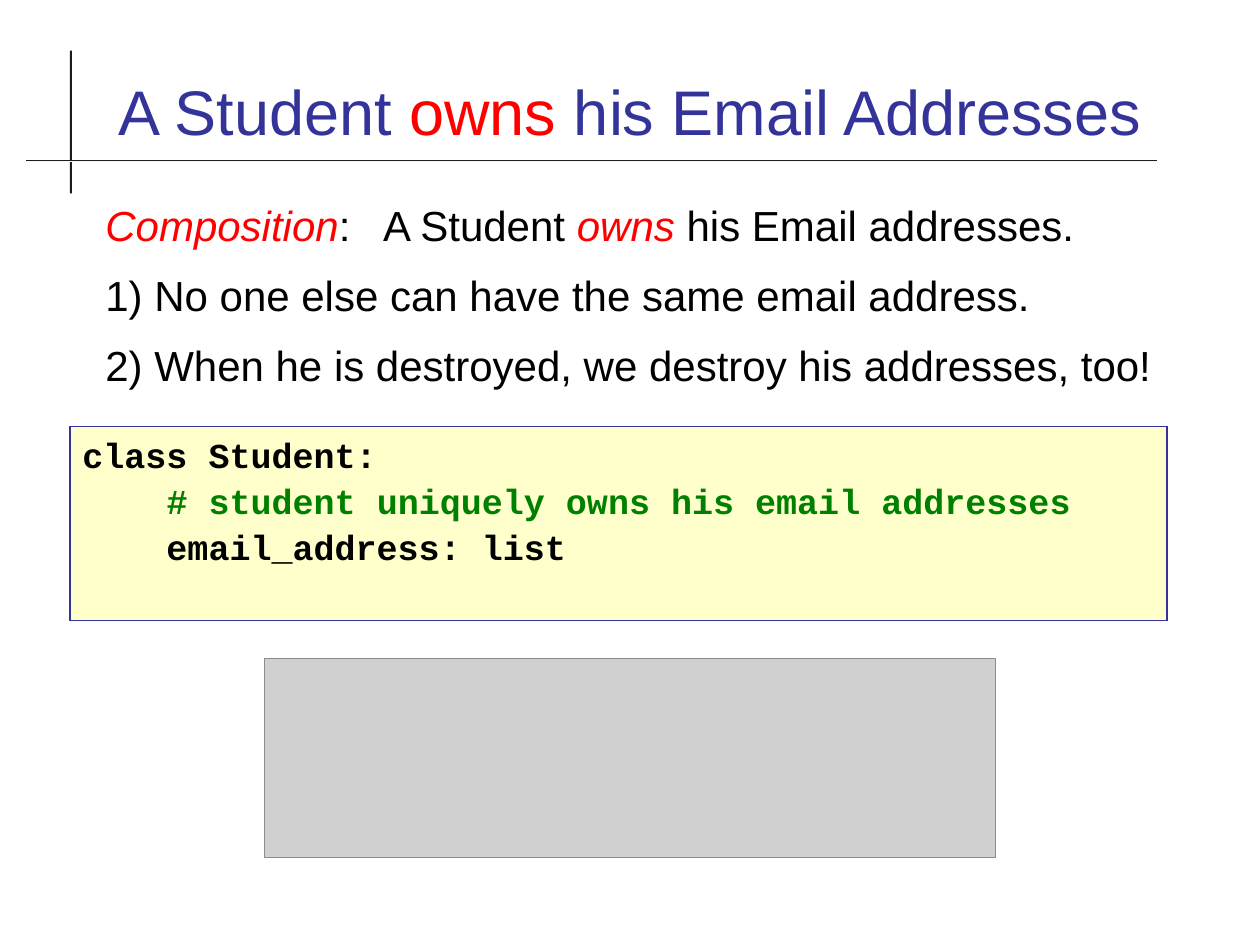
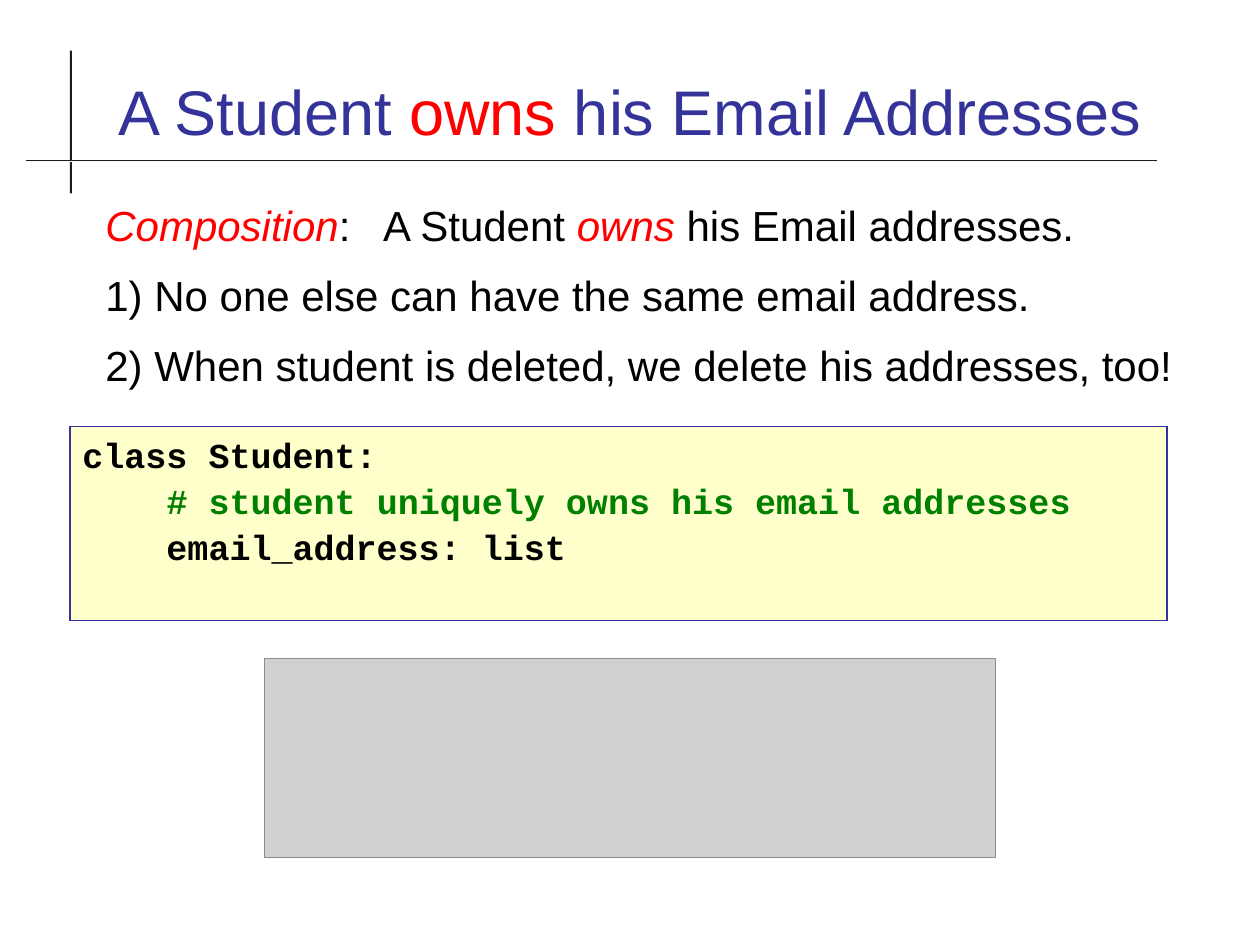
Before and after one commit to cpske/ISP, a slide deck: slide 29 of uml/UML-Class-Diagram.odp. Drawn at 1260x945 pixels with LibreOffice and Linux fonts; fonts in the diff are those of the drawing; grey boxes stand for pictures. Boxes give left, top, right and bottom in pixels: in the first picture for what was removed or moved away, otherwise in the second. Text is boxed around its words. In the diff, an @@ line names an element or a change of style, - is before the commit and + after.

```diff
--- a/uml/UML-Class-Diagram.odp
+++ b/uml/UML-Class-Diagram.odp
@@ text at (105,350,1172,390): text changed @@
-2) When he is destroyed, we destroy his addresses, too!
+2) When student is deleted, we delete his addresses, too!
```
Also in this commit, not shown: 8 other slides changed, 1 other file.
